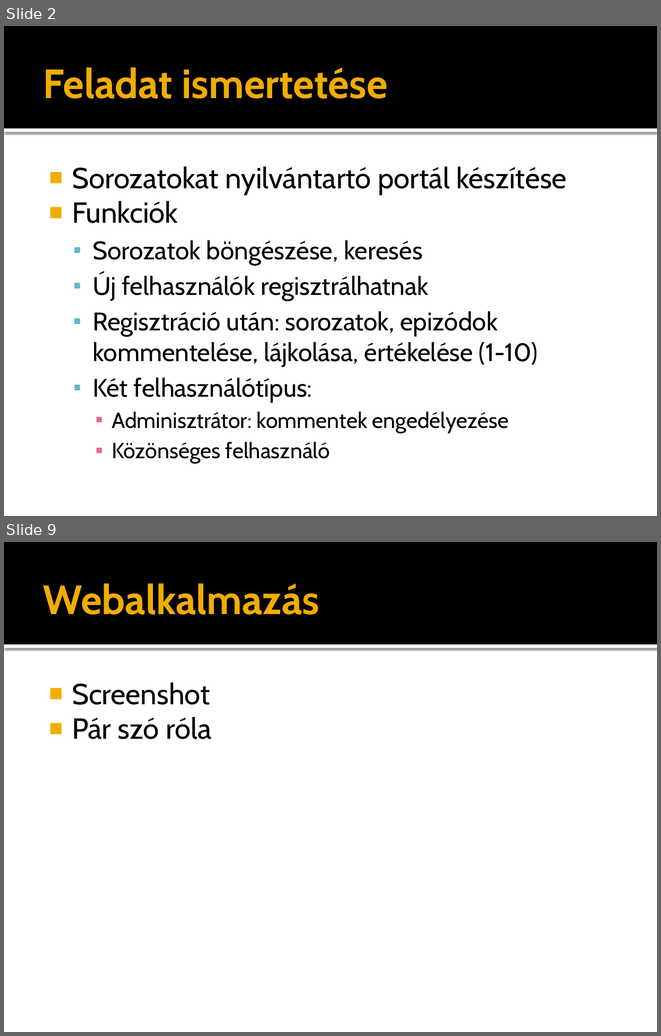
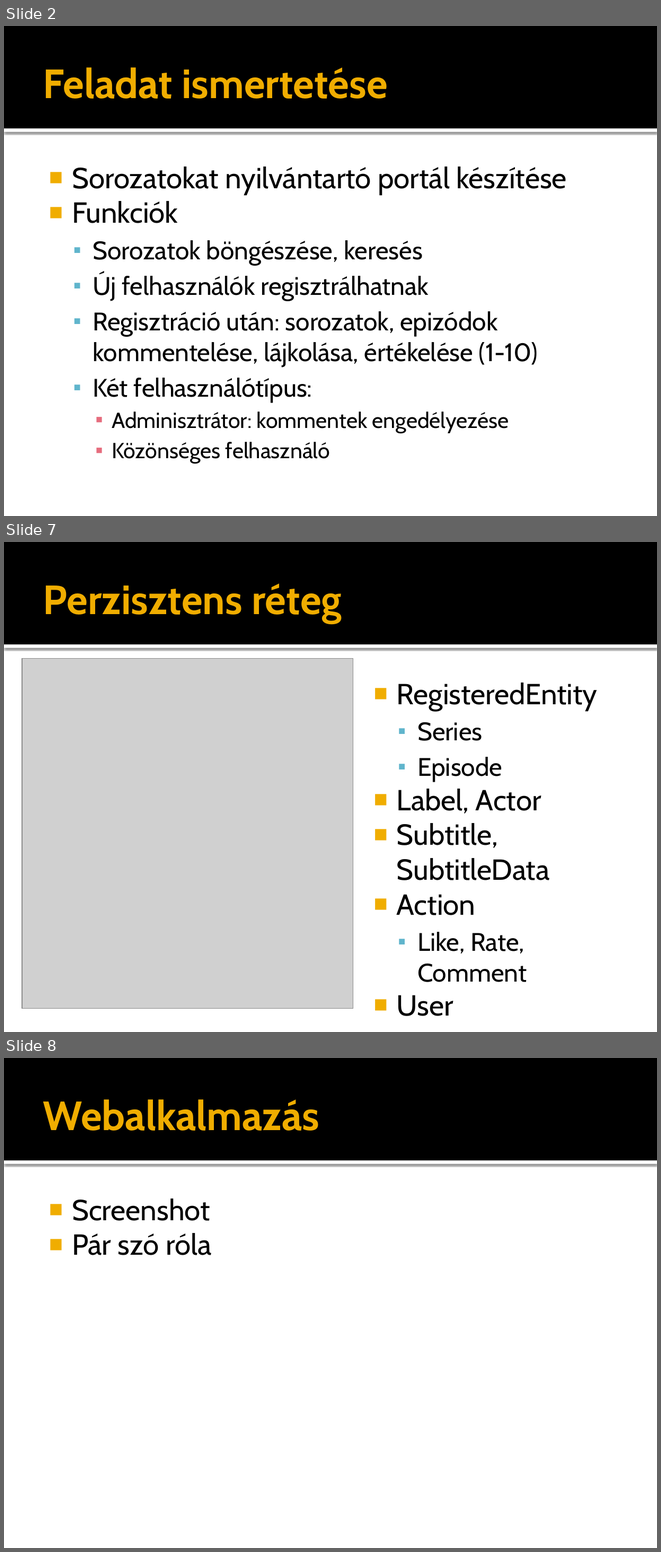
Before and after one commit to zkiss/series-portal, a slide deck: doc/03 prezentacio/prezentacio.pptx. Shown one above the other, each under a label of ours: slides 2 and 9 before the commit, slides 2, 7 and 8 after it; the slides between them are not shown. The pictures are 661x1036 and 661x1552 pixels, drawn with LibreOffice and Linux fonts; fonts in the diff are those of the drawing; grey boxes stand for pictures. Boxes give left, top, right and bottom in pixels: in the first picture for what was removed or moved away, otherwise in the second. Text is boxed around its words. In the diff, an @@ line names an element or a change of style, - is before the commit and + after.

```diff
--- a/doc/03 prezentacio/prezentacio.pptx
+++ b/doc/03 prezentacio/prezentacio.pptx
@@ slide 7 added at (4,542,657,1032), background #FFFFFF; not listed: 2 template elements that a slide beside it also shows @@
@@ title added at (43,583,342,623), 45 pt, text #F0AD00, bold @@
+Perzisztens réteg
@@ picture added at (22,658,353,1008) @@
@@ text added at (397,682,598,982), 32 pt, text #000000 @@
+■ RegisteredEntity
+  ▪ Series
+  ▪ Episode
+■ Label, Actor
+■ Subtitle, SubtitleData
+■ Action
+  ▪ Like, Rate, Comment
+■ User
@@ what was slide 9 is now slide 8 @@
```
Also in this commit, not shown: 5 slides changed, 2 slides removed.
